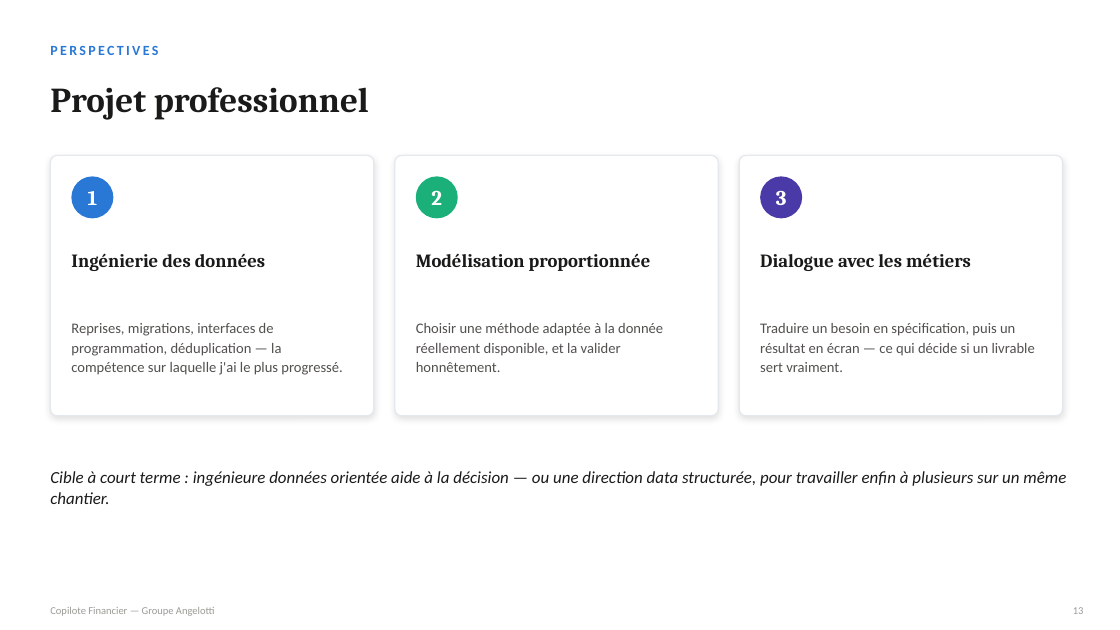
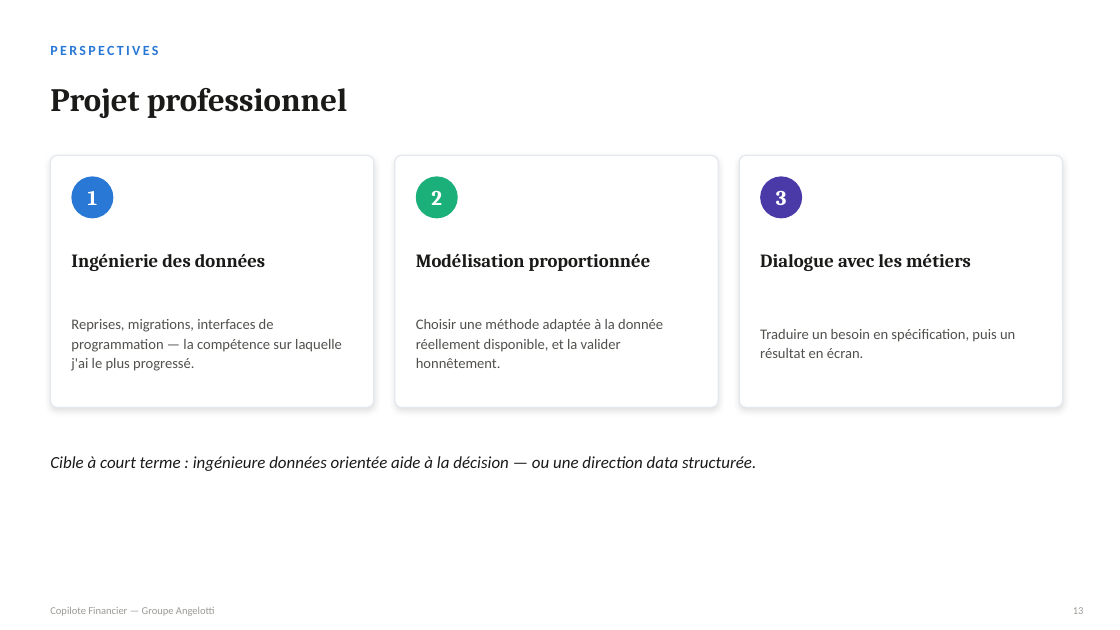
Before and after one commit to yzasmin/MemoireM2S2, a slide deck: slide 13 of soutenance_copilote_financier.pptx. Drawn at 1120x630 pixels with LibreOffice and Linux fonts; fonts in the diff are those of the drawing. Boxes give left, top, right and bottom in pixels: in the first picture for what was removed or moved away, otherwise in the second. Text is boxed around its words. In the diff, an @@ line names an element or a change of style, - is before the commit and + after.

```diff
--- a/soutenance_copilote_financier.pptx
+++ b/soutenance_copilote_financier.pptx
@@ text "Projet professionnel" at box(50, 88, 348, 118): size 30 to 28 pt @@
@@ rounded rectangle: place and size @@
-rounded rectangle at box(50, 155, 374, 416)
+rounded rectangle at box(50, 155, 374, 408)
@@ rounded rectangle: place and size @@
-rounded rectangle at box(395, 155, 718, 416)
+rounded rectangle at box(395, 155, 718, 408)
@@ proportions changed in 3 elements at box(50, 155, 374, 408), box(395, 155, 718, 408), box(739, 155, 1063, 408) @@
@@ rounded rectangle: place and size @@
-rounded rectangle at box(739, 155, 1063, 416)
+rounded rectangle at box(739, 155, 1063, 408)
@@ text "Choisir une méthode adaptée à ...": place and size @@
-text "Choisir une méthode adaptée à ..." at box(416, 323, 663, 372)
+text "Choisir une méthode adaptée à ..." at box(416, 319, 663, 368)
@@ text at box(71, 319, 342, 371): text changed @@
-Reprises, migrations, interfaces de programmation, déduplication — la compétence sur laquelle j'ai le plus progressé.
+Reprises, migrations, interfaces de programmation — la compétence sur laquelle j'ai le plus progressé.
@@ text at box(760, 329, 1015, 358): text changed @@
-Traduire un besoin en spécification, puis un résultat en écran — ce qui décide si un livrable sert vraiment.
+Traduire un besoin en spécification, puis un résultat en écran.
@@ text at box(50, 456, 756, 471): text changed @@
-Cible à court terme : ingénieure données orientée aide à la décision — ou une direction data structurée, pour travailler enfin à plusieurs sur un même chantier.
+Cible à court terme : ingénieure données orientée aide à la décision — ou une direction data structurée.
```
Also in this commit, not shown: 7 other slides changed, 4 slides added, 4 slides removed, 3 other files.
